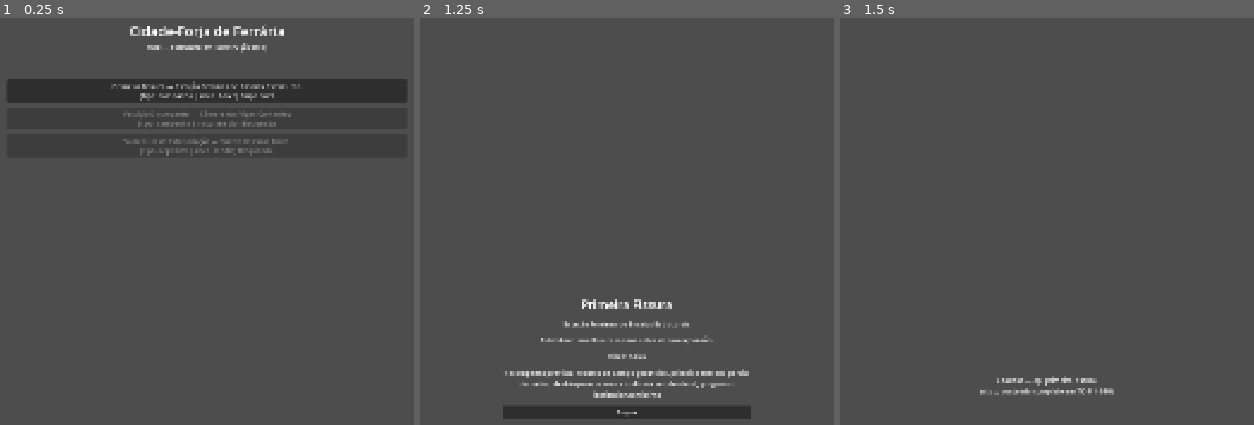
Above: before the commit, frames 1-3 (left to right).
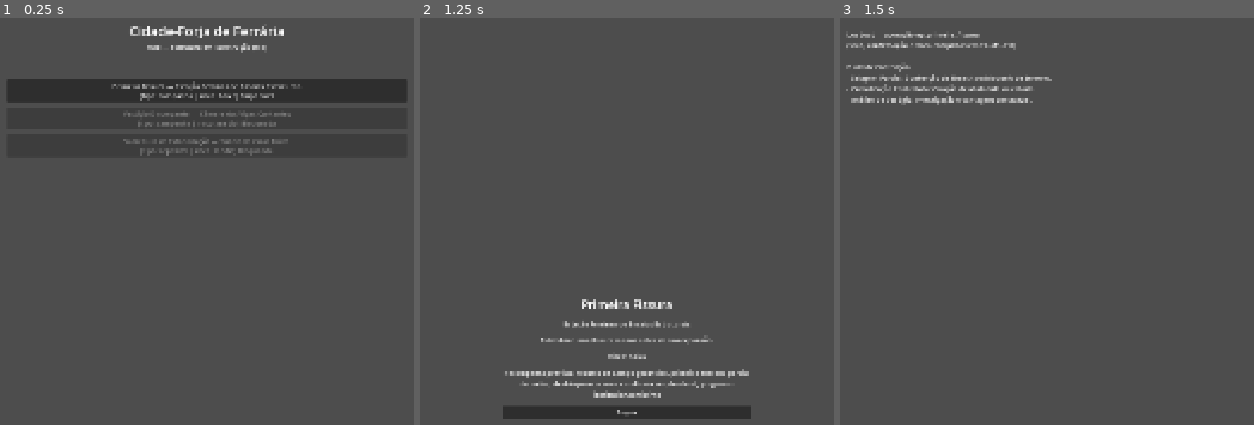
Above: after the commit, the same moments.

Repository: itsmeluan/azoth-breach
Game: Godot game, scene res://scenes/app/app_shell.tscn
The game is run twice, just before and just after one commit, with the same random seed, the same clock (stepped at 60 frames per second) and the same inputs.
Inputs:
- Up to frame 1 (0.25 s): no input
- Up to frame 2 (1.25 s): click "Primeira Fissura — Estação Fe…" at 0.5 s
- Up to frame 3 (1.5 s): click "Seguir" at 1.25 s

Frames 1-2 are identical in both runs. In frame 3, 2.5% of the frame differs, in the area x 1-67%, y 3-93%.

Commit message:
TK-M1-009: dados estruturados de ETs e loadout
Cria as 4 ETDefinition (06.1 §4.2) em data/ets/: et_selagem_parcial,
et_cristalizacao_controlada, et_decomposicao_dirigida, et_analise_vestigio.
Campo role transcrito de 05.3 ("Biblioteca Base de ETs"); loadout_tags
derivado das listas de "ETs centrais" por build em 05.9 §6.4.

Cria os 3 LoadoutPreset (06.1 §4.3) em data/loadouts/: Contenção,
Agressão e Investigação, com ets e description_short transcritos de
05.9 §6.3-6.4 (foco tático de cada build).

upgrade_path_basic por ET é decisão de implementação: associei cada ET
à "melhoria preferencial" do build onde aparece primeiro na lista de
ETs centrais (Selagem Parcial -> Contenção, Decomposição Dirigida ->
Agressão, Análise de Vestígio -> Investigação). Cristalização Controlada
não tem build primária documentada (secundária em Contenção e Agressão,
ausente de Investigação) — tratada como utilidade cross-build,
consistente com sua descrição em 05.9 como "alternativa de controle"
na Operação 02.

Extrai json_directory_loader.gd (leitura genérica de diretório JSON) de
operation_loader.gd para evitar triplicar a mesma lógica em et_loader.gd
e loadout_loader.gd, todos com a mesma assinatura load_all().

O stub de Loadout (scenes/loadout/loadout_screen.tscn) já lê o preset
ativo de SliceState.active_loadout e lista nome + papel de cada ET
equipada, provando que os dados são legíveis pela tela — confirmação e
troca de preset completas entram em TK-M1-010.

Validado: schema Python nos 7 arquivos, parse headless sem erros, e
simulação completa do fluxo (Hub -> Briefing -> Loadout) confirmando o
texto renderizado com Build de Contenção e suas 3 ETs, via debug
temporário removido antes do commit.

Refs: TK-M1-009 (docs/06_tecnologia/AZOTH_06.2)

Diff:
--- /dev/null
+++ b/game/data/ets/et_analise_vestigio.json
@@ -0,0 +1,8 @@
+{
+  "id": "et_analise_vestigio",
+  "name": "Análise de Vestígio",
+  "role": "Investigação e vantagem contextual.",
+  "available_in_slice": true,
+  "loadout_tags": ["contencao", "investigacao"],
+  "upgrade_path_basic": "Resolução, legibilidade de evento ou redução de risco em análise."
+}
--- /dev/null
+++ b/game/data/ets/et_cristalizacao_controlada.json
@@ -0,0 +1,8 @@
+{
+  "id": "et_cristalizacao_controlada",
+  "name": "Cristalização Controlada",
+  "role": "Criação de obstáculo ou estado.",
+  "available_in_slice": true,
+  "loadout_tags": ["contencao", "agressao"],
+  "upgrade_path_basic": "Maior controle do estado criado, como alternativa de controle tanto em contenção quanto em agressão."
+}
--- /dev/null
+++ b/game/data/ets/et_decomposicao_dirigida.json
@@ -0,0 +1,8 @@
+{
+  "id": "et_decomposicao_dirigida",
+  "name": "Decomposição Dirigida",
+  "role": "Dano/remoção com risco.",
+  "available_in_slice": true,
+  "loadout_tags": ["agressao", "investigacao"],
+  "upgrade_path_basic": "Alcance, concentração ou conversão de risco em impacto situacional."
+}
--- /dev/null
+++ b/game/data/ets/et_selagem_parcial.json
@@ -0,0 +1,8 @@
+{
+  "id": "et_selagem_parcial",
+  "name": "Selagem Parcial",
+  "role": "Contenção de Breach ou bloqueio de terreno.",
+  "available_in_slice": true,
+  "loadout_tags": ["contencao", "agressao", "investigacao"],
+  "upgrade_path_basic": "Aumento de estabilidade ou redução de risco em contenção."
+}
--- /dev/null
+++ b/game/data/loadouts/loadout_agressao_inicial.json
@@ -0,0 +1,7 @@
+{
+  "id": "loadout_agressao_inicial",
+  "name": "Build de Agressão",
+  "style": "agressao",
+  "ets": ["et_decomposicao_dirigida", "et_cristalizacao_controlada", "et_selagem_parcial"],
+  "description_short": "Remoção rápida de ameaça e abertura de espaço."
+}
--- /dev/null
+++ b/game/data/loadouts/loadout_contencao_inicial.json
@@ -0,0 +1,7 @@
+{
+  "id": "loadout_contencao_inicial",
+  "name": "Build de Contenção",
+  "style": "contencao",
+  "ets": ["et_selagem_parcial", "et_cristalizacao_controlada", "et_analise_vestigio"],
+  "description_short": "Estabilizar, bloquear e controlar o avanço de Breach."
+}
--- /dev/null
+++ b/game/data/loadouts/loadout_investigacao_inicial.json
@@ -0,0 +1,7 @@
+{
+  "id": "loadout_investigacao_inicial",
+  "name": "Build de Investigação",
+  "style": "investigacao",
+  "ets": ["et_analise_vestigio", "et_selagem_parcial", "et_decomposicao_dirigida"],
+  "description_short": "Coleta, leitura contextual e vantagem por informação."
+}
--- a/game/scenes/loadout/loadout_screen.tscn
+++ b/game/scenes/loadout/loadout_screen.tscn
@@ -13,16 +13,15 @@
 
 [node name="LoadoutLabel" type="Label" parent="."]
 layout_mode = 1
-anchors_preset = 8
-anchor_left = 0.5
-anchor_top = 0.5
-anchor_right = 0.5
-anchor_bottom = 0.5
-offset_left = -220.0
-offset_top = -30.0
-offset_right = 220.0
-offset_bottom = 30.0
+anchors_preset = 15
+anchor_right = 1.0
+anchor_bottom = 1.0
+offset_left = 60.0
+offset_top = 100.0
+offset_right = -60.0
+offset_bottom = -60.0
 grow_horizontal = 2
 grow_vertical = 2
+autowrap_mode = 3
 text = ""
-horizontal_alignment = 1
+horizontal_alignment = 0
--- a/game/scripts/features/loadout/loadout_screen.gd
+++ b/game/scripts/features/loadout/loadout_screen.gd
@@ -10,4 +10,38 @@
 
 
 func _ready() -> void:
-	status_label.text = "Loadout — %s\n(stub, conteúdo completo em TK-M1-010)" % _operation_id
+	status_label.text = _build_status_text()
+
+
+func _build_status_text() -> String:
+	var lines: Array[String] = [
+		"Loadout — operação %s" % _operation_id,
+		"(stub, confirmação e troca completas em TK-M1-010)",
+		"",
+	]
+
+	var active_loadout := _find_active_loadout()
+	if active_loadout.is_empty():
+		return "\n".join(lines)
+
+	lines.append(active_loadout.get("name", ""))
+	var ets_by_id := _index_ets_by_id()
+	for et_id in active_loadout.get("ets", []):
+		var et: Dictionary = ets_by_id.get(et_id, {})
+		lines.append("- %s: %s" % [et.get("name", et_id), et.get("role", "")])
+
+	return "\n".join(lines)
+
+
+func _find_active_loadout() -> Dictionary:
+	for loadout in LoadoutLoader.load_all():
+		if loadout.get("id") == SliceState.active_loadout:
+			return loadout
+	return {}
+
+
+func _index_ets_by_id() -> Dictionary:
+	var index := {}
+	for et in ETLoader.load_all():
+		index[et.get("id")] = et
+	return index
--- /dev/null
+++ b/game/scripts/services/et_loader.gd
@@ -0,0 +1,8 @@
+extends RefCounted
+class_name ETLoader
+
+const ETS_DIR := "res://data/ets"
+
+
+static func load_all() -> Array[Dictionary]:
+	return JsonDirectoryLoader.load_all(ETS_DIR)
--- /dev/null
+++ b/game/scripts/services/json_directory_loader.gd
@@ -0,0 +1,17 @@
+extends RefCounted
+class_name JsonDirectoryLoader
+
+
+static func load_all(dir_path: String) -> Array[Dictionary]:
+	var entries: Array[Dictionary] = []
+	var dir := DirAccess.open(dir_path)
+	if dir == null:
+		return entries
+	for file_name in dir.get_files():
+		if not file_name.ends_with(".json"):
+			continue
+		var file := FileAccess.open("%s/%s" % [dir_path, file_name], FileAccess.READ)
+		var data: Dictionary = JSON.parse_string(file.get_as_text())
+		file.close()
+		entries.append(data)
+	return entries
--- /dev/null
+++ b/game/scripts/services/loadout_loader.gd
@@ -0,0 +1,8 @@
+extends RefCounted
+class_name LoadoutLoader
+
+const LOADOUTS_DIR := "res://data/loadouts"
+
+
+static func load_all() -> Array[Dictionary]:
+	return JsonDirectoryLoader.load_all(LOADOUTS_DIR)
--- a/game/scripts/services/operation_loader.gd
+++ b/game/scripts/services/operation_loader.gd
@@ -5,15 +5,4 @@
 
 
 static func load_all() -> Array[Dictionary]:
-	var operations: Array[Dictionary] = []
-	var dir := DirAccess.open(OPERATIONS_DIR)
-	if dir == null:
-		return operations
-	for file_name in dir.get_files():
-		if not file_name.ends_with(".json"):
-			continue
-		var file := FileAccess.open("%s/%s" % [OPERATIONS_DIR, file_name], FileAccess.READ)
-		var data: Dictionary = JSON.parse_string(file.get_as_text())
-		file.close()
-		operations.append(data)
-	return operations
+	return JsonDirectoryLoader.load_all(OPERATIONS_DIR)
Not shown, added: game/scripts/services/et_loader.gd.uid
Not shown, added: game/scripts/services/json_directory_loader.gd.uid
Not shown, added: game/scripts/services/loadout_loader.gd.uid
Not shown, changed: CLAUDE.md
